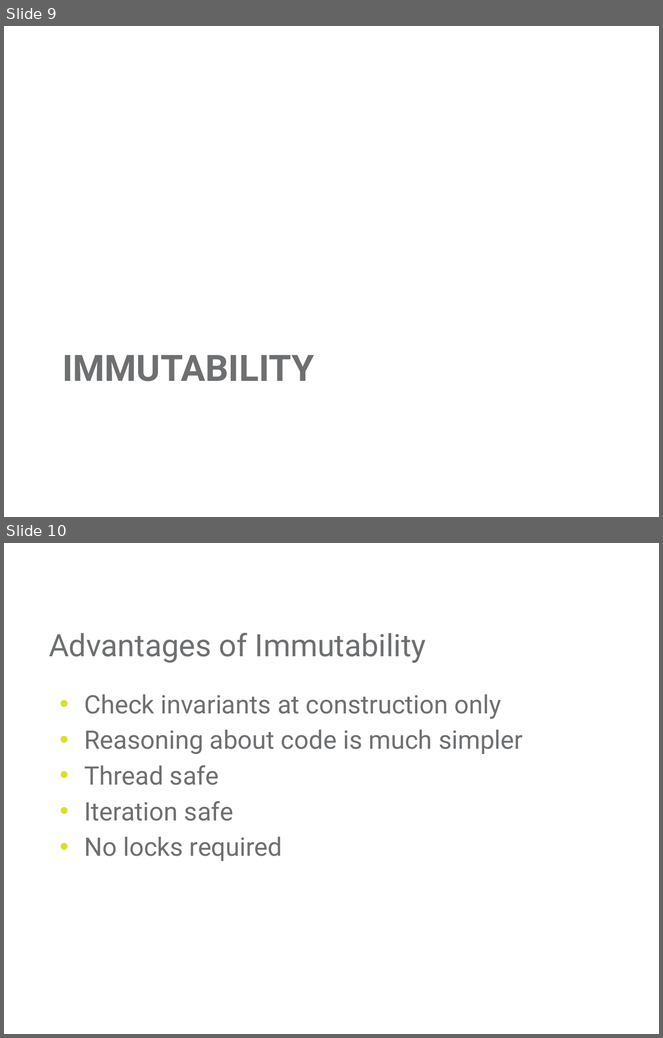
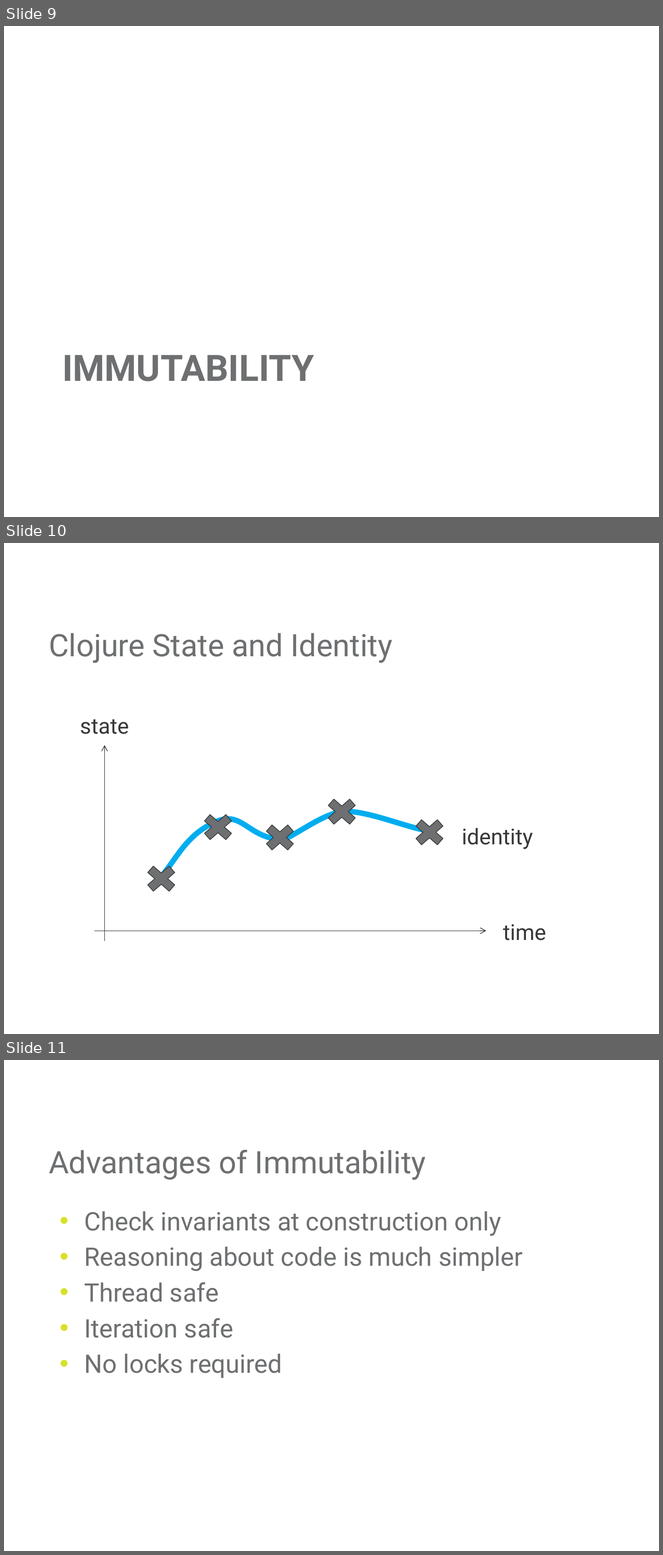
Before and after one commit to mjul/top-10-clojure-ndc-2011, a slide deck: Top Things to Learn From Clojure.pptx. Shown one above the other, each under a label of ours: slides 9 and 10 before the commit, slides 9, 10 and 11 after it. The pictures are 663x1038 and 663x1555 pixels, drawn with LibreOffice and Linux fonts; fonts in the diff are those of the drawing; background and template pictures are left out. Boxes give left, top, right and bottom in pixels: in the first picture for what was removed or moved away, otherwise in the second. Text is boxed around its words. In the diff, an @@ line names an element or a change of style, - is before the commit and + after.

```diff
--- a/Top Things to Learn From Clojure.pptx
+++ b/Top Things to Learn From Clojure.pptx
@@ slide 10 added at bbox=[4, 543, 659, 1034], background #FFFFFF @@
@@ title added at bbox=[49, 633, 392, 663], 34 pt, text #6D6F71 @@
+Clojure State and Identity
@@ text added at bbox=[80, 719, 129, 734], 24 pt, text #363738 @@
+state
@@ arrow added from (105, 941) to (105, 745), #363738 0.75 pt @@
@@ cross added at bbox=[321, 794, 362, 830], fill #6D6F71, outline #363738 0.75 pt @@
@@ freeform shape added at bbox=[153, 811, 434, 886], outline #00ADEF 6 pt @@
@@ cross added at bbox=[197, 809, 239, 845], fill #6D6F71, outline #363738 0.75 pt @@
@@ cross added at bbox=[259, 820, 301, 856], fill #6D6F71, outline #363738 0.75 pt @@
@@ cross added at bbox=[409, 814, 450, 850], fill #6D6F71, outline #363738 0.75 pt @@
@@ text added at bbox=[462, 828, 533, 849], 24 pt, text #363738 @@
+identity
@@ cross added at bbox=[141, 861, 182, 897], fill #6D6F71, outline #363738 0.75 pt @@
@@ arrow added from (94, 931) to (486, 931), #363738 0.75 pt @@
@@ text added at bbox=[503, 924, 546, 941], 24 pt, text #363738 @@
+time
@@ what was slide 10 is now slide 11 @@
```
Also in this commit, not shown: 8 slides changed, 1 slide removed.
